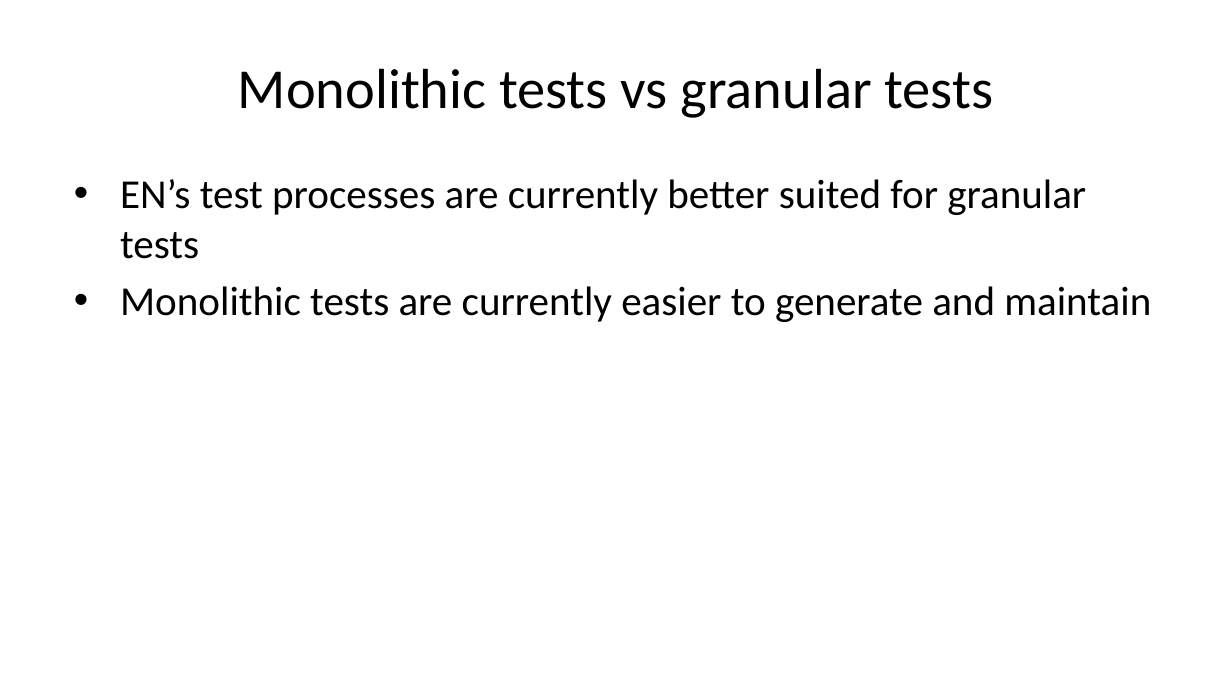
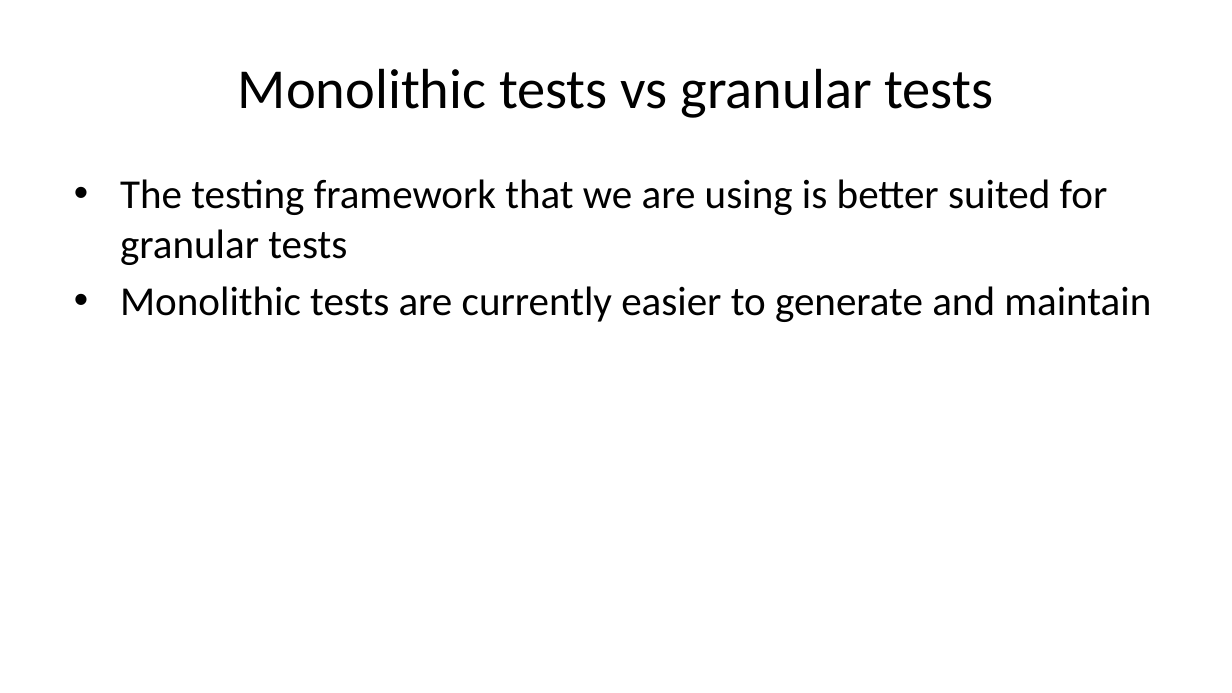
Before and after one commit to sbn-psi/dmsp, a slide deck: slide 4 of LDDTesting/stone-LDDTestingTechniques.pptx. Drawn at 1232x693 pixels with LibreOffice and Linux fonts; fonts in the diff are those of the drawing. Boxes give left, top, right and bottom in pixels: in the first picture for what was removed or moved away, otherwise in the second. Text is boxed around its words. In the diff, an @@ line names an element or a change of style, - is before the commit and + after.

```diff
--- a/LDDTesting/stone-LDDTestingTechniques.pptx
+++ b/LDDTesting/stone-LDDTestingTechniques.pptx
@@ text at (120, 179, 1108, 265): text changed @@
-• EN’s test processes are currently better suited for granular tests
+• The testing framework that we are using is better suited for granular tests
```
Also in this commit, not shown: 6 other slides changed, 2 other files.
